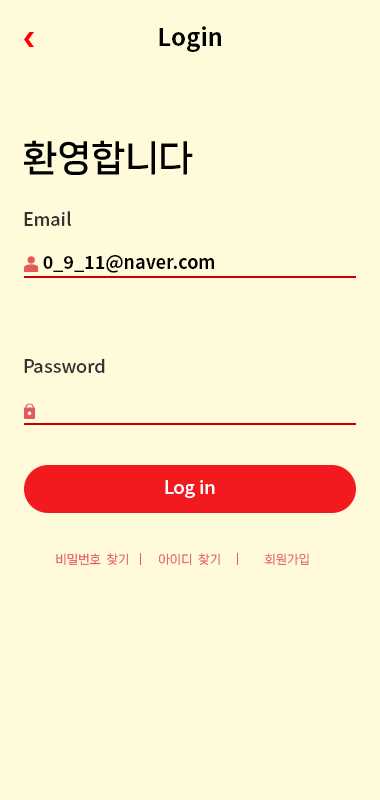
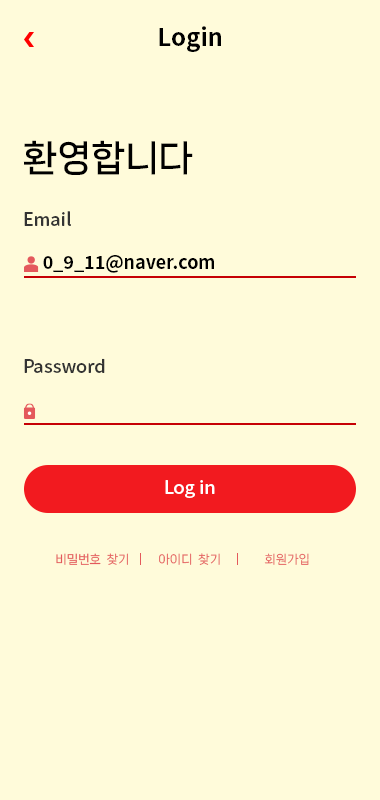
Layered file, before and after one edit (380 x 800). Changes by layer:
pixels changed over bbox(23, 140, 309, 565) (layer not identified)
